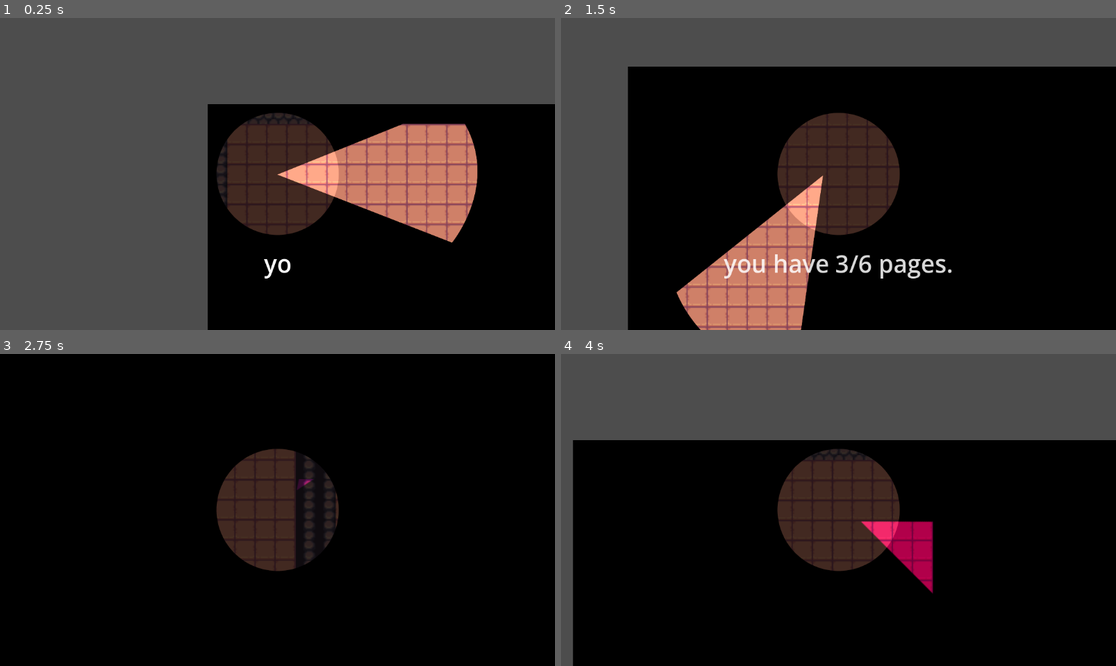
Above: before the commit, frames 1-4 (two rows, left to right).
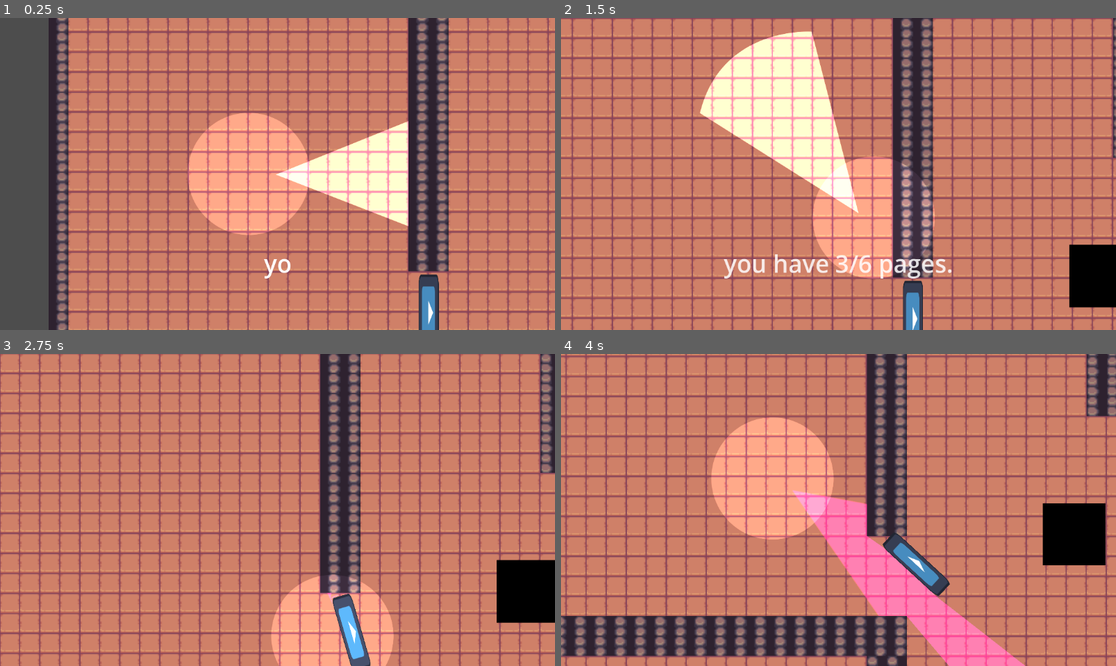
Above: after the commit, the same moments.

Repository: Zack-Calderwood/GAME-OFF-2024
Game: Godot game, scene res://Scenes/game.tscn
Two runs of this game, one before a commit and one after it. Both use one fixed random seed, a clock stepped at 60 frames per second and the inputs below. The engine's default icon, where the game draws it, is replaced by a stand-in: a white triangle on a blue panel in a dark square.
Inputs (mouse positions are in pixels of both pictures, inside the frame that each line leads up to):
- Up to frame 1 (0.25 s): no input
- Up to frame 2 (1.5 s): move the mouse to (960, 158) at 0.52 s; hold D (ui_right) 0.53-1.28 s; tap F (F) at 0.6, 1.35 s; move the mouse to (727, 189) at 1.27 s; hold Down (ui_down) from 1.28 s (still down)
- Up to frame 3 (2.75 s): move the mouse to (333, 441) at 2.02 s; release Down (ui_down) at 2.03 s; hold D (ui_right) from 2.03 s (still down); tap F (F) at 2.1 s
- Up to frame 4 (4 s): move the mouse to (810, 572) at 2.77 s; release D (ui_right) at 2.78 s; hold Up (ui_up) 2.78-3.53 s; tap F (F) at 2.85, 3.6 s; move the mouse to (1005, 556) at 3.52 s; hold Left (ui_left) from 3.53 s (still down)

The runs differ from the first frame. In frame 1, 89% of the frame differs, in the area x 8-100%, y 0-100%; in frame 2, 94%; in frame 3, 98%, in the area x 0-100%, y 0-100%; in frame 4, 97%.

Commit message:
added a camera effect
not sure if we will keep this

Diff:
--- a/game-off-2024/Scenes/Flashlight.gd
+++ b/game-off-2024/Scenes/Flashlight.gd
@@ -3,11 +3,11 @@
 # Reference to the player node
 @onready var player = $".."
 
-var radius: float = 30.0
+var radius = 30.0
 
-var move_lerp_speed: float = 5.0
+var move_lerp_speed  = 5.0
 
-var rotate_lerp_speed: float = 5.0
+var rotate_lerp_speed = 5.0
 
 
 
--- /dev/null
+++ b/game-off-2024/Scenes/camera_movement.gd
@@ -0,0 +1,23 @@
+extends Camera2D
+
+@export var player: Node2D
+
+var follow_speed = 1.0
+
+var mouse_offset_distance = 100.0
+
+# Called every frame. 'delta' is the elapsed time since the previous frame.
+func _process(delta: float) -> void:
+	camera_movement(delta)
+	pass
+
+func camera_movement(delta: float) -> void:
+
+	var target_position = player.position
+
+	var mouse_pos = get_global_mouse_position()
+	var direction_to_mouse = (mouse_pos - player.position).normalized()
+
+	target_position += direction_to_mouse * mouse_offset_distance
+
+	global_position = global_position.lerp(target_position, follow_speed * delta)
--- a/game-off-2024/Scenes/game.tscn
+++ b/game-off-2024/Scenes/game.tscn
@@ -8,6 +8,7 @@
 [ext_resource type="PackedScene" uid="uid://o27a5brw3l0s" path="res://Scenes/game_manager.tscn" id="7_iyoej"]
 [ext_resource type="Script" path="res://Scenes/score_label.gd" id="8_k26gt"]
 [ext_resource type="PackedScene" uid="uid://dl6inba4bo10p" path="res://Scenes/Door.tscn" id="8_l8ale"]
+[ext_resource type="Script" path="res://Scenes/camera_movement.gd" id="9_imr2k"]
 
 [sub_resource type="OccluderPolygon2D" id="OccluderPolygon2D_7gmdn"]
 polygon = PackedVector2Array(-8, -8, 8, -8, 8, 8, -8, 8)
@@ -498,13 +499,9 @@
 
 [node name="CanvasModulate" type="CanvasModulate" parent="."]
 position = Vector2(0, 1)
-color = Color(0, 0, 0, 1)
 
 [node name="Player" parent="." instance=ExtResource("1_ftx2x")]
-position = Vector2(-520, -264)
-
-[node name="Camera2D" type="Camera2D" parent="Player"]
-zoom = Vector2(2.595, 2.595)
+position = Vector2(-416, -110)
 
 [node name="TileMap" type="TileMap" parent="."]
 tile_set = SubResource("TileSet_kl1fu")
@@ -519,7 +516,7 @@
 position = Vector2(9.36365, -81.8221)
 
 [node name="Door4" parent="." instance=ExtResource("8_l8ale")]
-position = Vector2(-272, 0)
+position = Vector2(-272, 1)
 rotation = 1.57079
 
 [node name="Door3" parent="." instance=ExtResource("8_l8ale")]
@@ -555,3 +552,9 @@
 libraries = {
 "": SubResource("AnimationLibrary_aufr1")
 }
+
+[node name="Camera2D" type="Camera2D" parent="." node_paths=PackedStringArray("player")]
+position = Vector2(-415, -110)
+zoom = Vector2(2.595, 2.595)
+script = ExtResource("9_imr2k")
+player = NodePath("../Player")
--- a/game-off-2024/Scripts/player.gd
+++ b/game-off-2024/Scripts/player.gd
@@ -7,6 +7,8 @@
 var collision
 
 @export var enemy: Node2D
+
+
 
 func _process(delta):
 
Not shown: 1 places in game-off-2024/Scenes/game.tscn that only renumber resources
